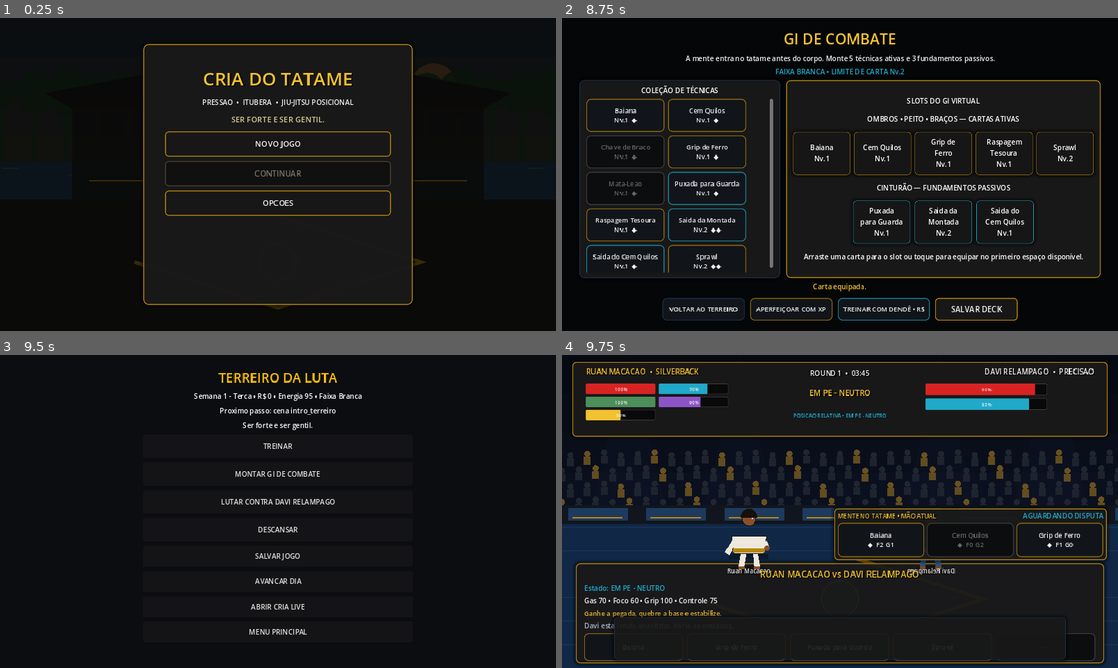
Above: before the commit, frames 1-4 (two rows, left to right).
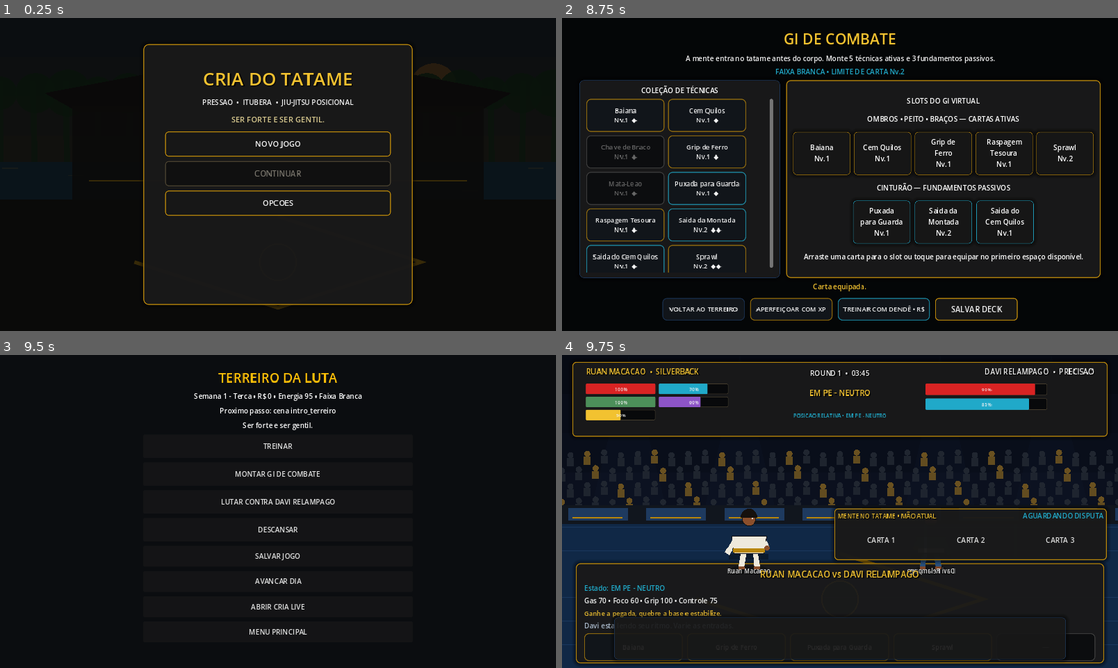
Above: after the commit, the same moments.

Repository: ringuemkt-rgb/cria-do-tatame
Game: Godot game, scene res://scenes/main_menu/MainMenu.tscn
The game is run twice, just before and just after one commit, with the same random seed, the same clock (stepped at 60 frames per second) and the same inputs.
Inputs:
- Up to frame 1 (0.25 s): no input
- Up to frame 2 (8.75 s): click "NOVO JOGO" at 0.5 s; click "TREINAR" at 1.25 s; click "MONTAR GI DE COMBATE" at 2 s; click "Baiana Nv.1 ◆" at 2.75 s; click "Cem Quilos Nv.1 ◆" at 3.5 s; click "Grip de Ferro Nv.1 ◆" at 4.25 s; click "Puxada para Guarda Nv.1 ◆" at 5 s; click "Raspagem Tesoura Nv.1 ◆" at 5.75 s; click "Saida da Montada Nv.2 ◆◆" at 6.5 s; click "Saida do Cem Quilos Nv.1 ◆" at 7.25 s; click "Sprawl Nv.2 ◆◆" at 8 s
- Up to frame 3 (9.5 s): click "VOLTAR AO TERREIRO" at 8.75 s
- Up to frame 4 (9.75 s): click "LUTAR CONTRA DAVI RELAMPAGO" at 9.5 s

Frames 1-3 are identical in both runs. In frame 4, 0.8% of the frame differs, in the area x 49-98%, y 53-65%.
Error after the commit: Attempt to call function 'add_theme_color_override' in base 'null instance' on a null instance. (res://scenes/ui/CombatDeckHUD.gd:21)

Commit message:
feat(hud): wire four-card combat hand to canonical DeckManager

Diff:
--- a/scenes/ui/CombatDeckHUD.gd
+++ b/scenes/ui/CombatDeckHUD.gd
@@ -2,71 +2,99 @@
 
 const VisualTheme = preload("res://src/ui/CriaVisualTheme.gd")
 
-var card_buttons: Array[Button] = []
+@export_enum("GI", "NO-GI") var combat_format := "GI"
+
+var card_slots: Array[CardSlot] = []
 var current_state := "PLAYER_STANDING_NEUTRAL"
+var current_resources: Dictionary = {"gas": 0.0, "focus": 0.0, "moral": 0.0}
 
 func _ready() -> void:
-	card_buttons.clear()
-	card_buttons.append($Panel/Layout/Cards/Card1)
-	card_buttons.append($Panel/Layout/Cards/Card2)
-	card_buttons.append($Panel/Layout/Cards/Card3)
-	$Panel.add_theme_stylebox_override("panel", VisualTheme.panel_style(0.92, VisualTheme.GOLD, 2, 8))
+	card_slots = [
+		$Panel/Layout/Cards/Card1,
+		$Panel/Layout/Cards/Card2,
+		$Panel/Layout/Cards/Card3,
+		$Panel/Layout/Cards/Card4,
+	]
+	$Panel.add_theme_stylebox_override("panel", VisualTheme.panel_style(0.94, VisualTheme.GOLD, 2, 8))
 	VisualTheme.style_heading($Panel/Layout/Header/Title, 14, VisualTheme.HONOR)
 	$Panel/Layout/Header/Clash.add_theme_color_override("font_color", VisualTheme.CYAN)
-	for index in range(card_buttons.size()):
-		VisualTheme.apply_action_button(card_buttons[index], VisualTheme.GOLD)
-		card_buttons[index].pressed.connect(_on_card_pressed.bind(index))
+	$Panel/Layout/Status/PositionLabel.add_theme_color_override("font_color", VisualTheme.OFF_WHITE)
+	$Panel/Layout/Status/PhaseLabel.add_theme_color_override("font_color", VisualTheme.HONOR)
+	$Panel/Layout/Status/DeckCount.add_theme_color_override("font_color", VisualTheme.CYAN)
+	for slot in card_slots:
+		slot.pressed_slot.connect(_on_card_pressed)
 	if not SignalBus.combat_deck_hand_changed.is_connected(_on_hand_changed):
 		SignalBus.combat_deck_hand_changed.connect(_on_hand_changed)
 	if not SignalBus.combat_state_changed.is_connected(_on_state_changed):
 		SignalBus.combat_state_changed.connect(_on_state_changed)
 	if not SignalBus.technique_clash_resolved.is_connected(_on_clash):
 		SignalBus.technique_clash_resolved.connect(_on_clash)
+	if not SignalBus.resources_changed.is_connected(_on_resources_changed):
+		SignalBus.resources_changed.connect(_on_resources_changed)
+	if not SignalBus.technique_started.is_connected(_on_technique_started):
+		SignalBus.technique_started.connect(_on_technique_started)
+	DeckManager.set_combat_format(combat_format)
+	_sync_from_runtime()
 	_on_hand_changed(DeckManager.get_hand(), DeckManager.selected_card_id)
 
+func _sync_from_runtime() -> void:
+	if has_node("/root/CombatManager"):
+		current_state = CombatManager.get_current_state_name()
+		var fighter: Dictionary = CombatManager.fighters.get(CombatManager.player_id, {})
+		if not fighter.is_empty():
+			current_resources = fighter.duplicate(true)
+	_refresh_status()
+
 func _on_hand_changed(hand: Array, selected_card_id: String) -> void:
-	for index in range(card_buttons.size()):
-		var button := card_buttons[index]
+	for index in range(card_slots.size()):
+		var slot := card_slots[index]
 		if index >= hand.size():
-			button.text = "—"
-			button.disabled = true
-			button.set_meta("card_id", "")
+			slot.visible = false
 			continue
+		slot.visible = true
 		var card: Dictionary = hand[index]
-		var card_id := str(card.get("id", ""))
-		var cost: Dictionary = card.get("activation_cost", {})
-		var level := int(card.get("level", 1))
-		button.text = "%s\n%s  F%d G%d" % [
-			str(card.get("name", "Técnica")),
-			"◆".repeat(level),
-			int(cost.get("focus", 0)),
-			int(cost.get("gas", 0))
-		]
-		button.set_meta("card_id", card_id)
-		button.disabled = not _is_compatible(card)
-		button.modulate = Color("ffd45a") if card_id == selected_card_id else Color.WHITE
+		slot.setup(card, combat_format, current_resources, current_state, str(card.get("id", "")) == selected_card_id)
+	_refresh_status()
 
-func _on_card_pressed(index: int) -> void:
-	if index < 0 or index >= card_buttons.size():
+func _on_card_pressed(card_id: String) -> void:
+	if card_id == "":
 		return
-	var card_id := str(card_buttons[index].get_meta("card_id", ""))
-	if card_id != "":
-		DeckManager.select_card(card_id)
+	DeckManager.select_card(card_id)
 
 func _unhandled_input(event: InputEvent) -> void:
 	if event.is_action_pressed("deck_card_1"):
-		_on_card_pressed(0)
+		_press_slot(0)
 		get_viewport().set_input_as_handled()
 	elif event.is_action_pressed("deck_card_2"):
-		_on_card_pressed(1)
+		_press_slot(1)
 		get_viewport().set_input_as_handled()
 	elif event.is_action_pressed("deck_card_3"):
-		_on_card_pressed(2)
+		_press_slot(2)
 		get_viewport().set_input_as_handled()
+	elif event.is_action_pressed("deck_card_4"):
+		_press_slot(3)
+		get_viewport().set_input_as_handled()
+
+func _press_slot(index: int) -> void:
+	if index < 0 or index >= card_slots.size():
+		return
+	var slot := card_slots[index]
+	if slot.visible and not slot.is_blocked():
+		_on_card_pressed(slot.card_id)
 
 func _on_state_changed(_old_state, new_state) -> void:
 	current_state = str(new_state)
 	_on_hand_changed(DeckManager.get_hand(), DeckManager.selected_card_id)
+
+func _on_resources_changed(fighter_id, resources: Dictionary) -> void:
+	if not has_node("/root/CombatManager") or str(fighter_id) != str(CombatManager.player_id):
+		return
+	current_resources = resources.duplicate(true)
+	_on_hand_changed(DeckManager.get_hand(), DeckManager.selected_card_id)
+
+func _on_technique_started(technique_id, actor_id) -> void:
+	if has_node("/root/CombatManager") and str(actor_id) == str(CombatManager.player_id):
+		$Panel/Layout/Status/PhaseLabel.text = "FASE • %s" % str(technique_id).to_upper()
 
 func _on_clash(result: Dictionary) -> void:
 	var outcome := str(result.get("outcome", "contested"))
@@ -77,6 +105,11 @@
 		"counter_window": $Panel/Layout/Header/Clash.text = "JANELA DE CONTRA  %+0.1f" % delta
 		_: $Panel/Layout/Header/Clash.text = "DISPUTA  %+0.1f" % delta
 
-func _is_compatible(card: Dictionary) -> bool:
-	var states: Array = card.get("valid_states", [])
-	return states.is_empty() or states.has(current_state)
+func _refresh_status() -> void:
+	$Panel/Layout/Header/Format.text = combat_format
+	$Panel/Layout/Status/PositionLabel.text = "POS • %s" % current_state.replace("PLAYER_", "").replace("_", " ")
+	if has_node("/root/CombatManager"):
+		var phase_index := int(CombatManager.phase)
+		var phase_names := CombatManager.CombatPhase.keys()
+		$Panel/Layout/Status/PhaseLabel.text = "FASE • %s" % str(phase_names[phase_index]) if phase_index >= 0 and phase_index < phase_names.size() else "FASE • —"
+	$Panel/Layout/Status/DeckCount.text = "DECK %d · MÃO %d" % [DeckManager.active_deck.size(), DeckManager.hand.size()]
